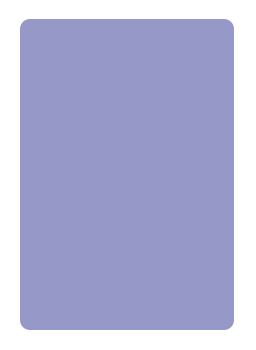
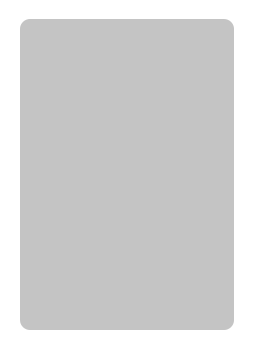
Layers edited between the first and the second 256 × 350 image:
painted on "Rounded Rectangle 1" over 20, 19, 234, 330
